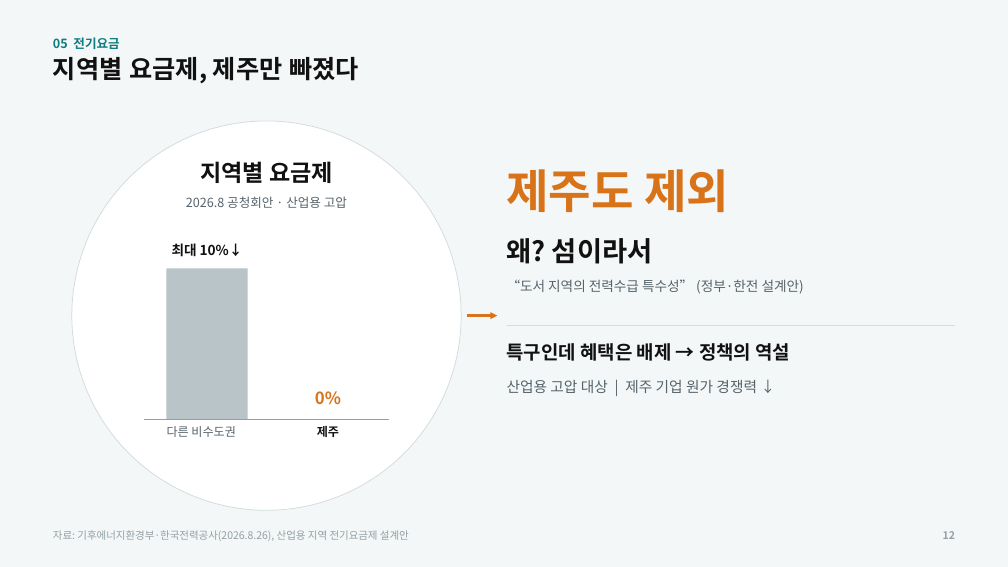
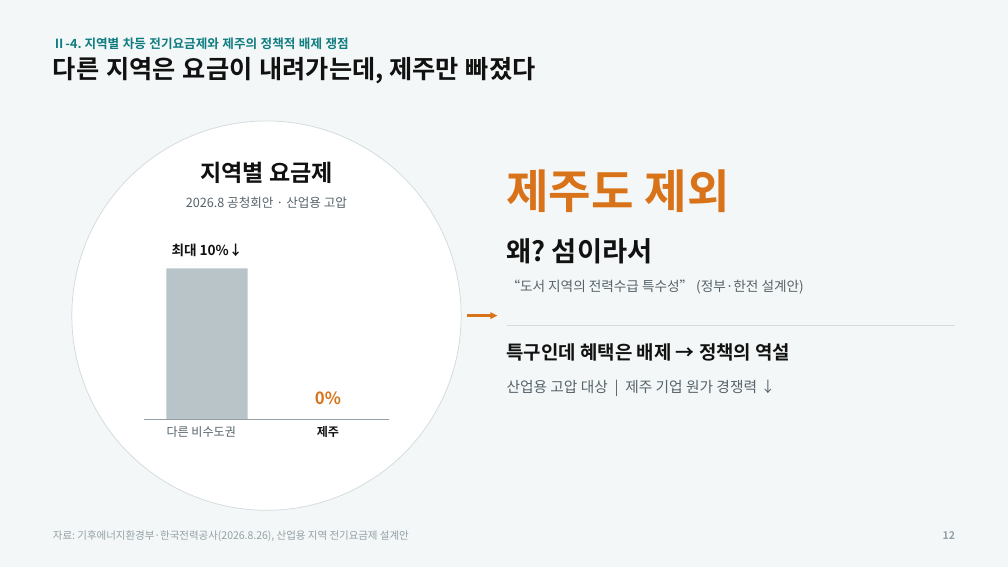
Before and after one commit to a44830300-arch/shaohong, a slide deck: slide 12 of 학업/전기/발표/분산에너지_발표_시안B.pptx. Drawn at 1008x567 pixels with LibreOffice and Linux fonts; fonts in the diff are those of the drawing. Boxes give left, top, right and bottom in pixels: in the first picture for what was removed or moved away, otherwise in the second. Text is boxed around its words. In the diff, an @@ line names an element or a change of style, - is before the commit and + after.

```diff
--- a/학업/전기/발표/분산에너지_발표_시안B.pptx
+++ b/학업/전기/발표/분산에너지_발표_시안B.pptx
@@ text at bbox=[53, 57, 536, 84]: text changed @@
-지역별 요금제, 제주만 빠졌다
+다른 지역은 요금이 내려가는데, 제주만 빠졌다
@@ text at bbox=[53, 37, 349, 49]: text changed @@
-05 전기요금
+Ⅱ-4. 지역별 차등 전기요금제와 제주의 정책적 배제 쟁점
```
Also in this commit, not shown: 16 other slides changed, 1 other file.
